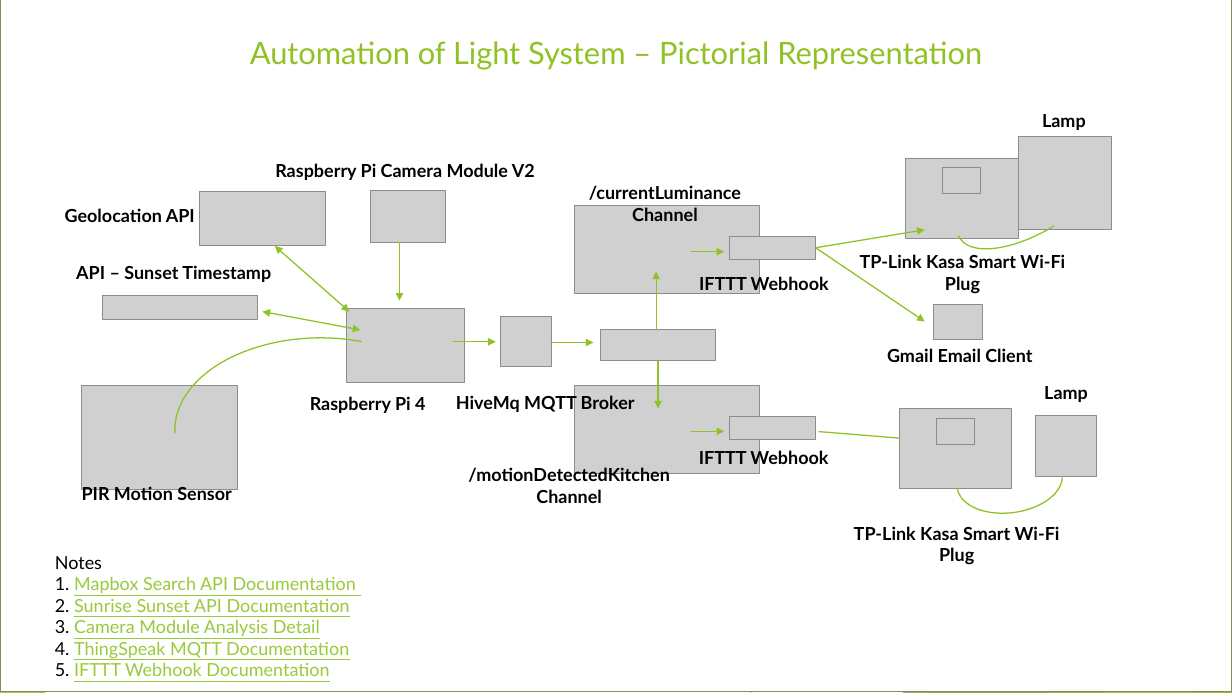
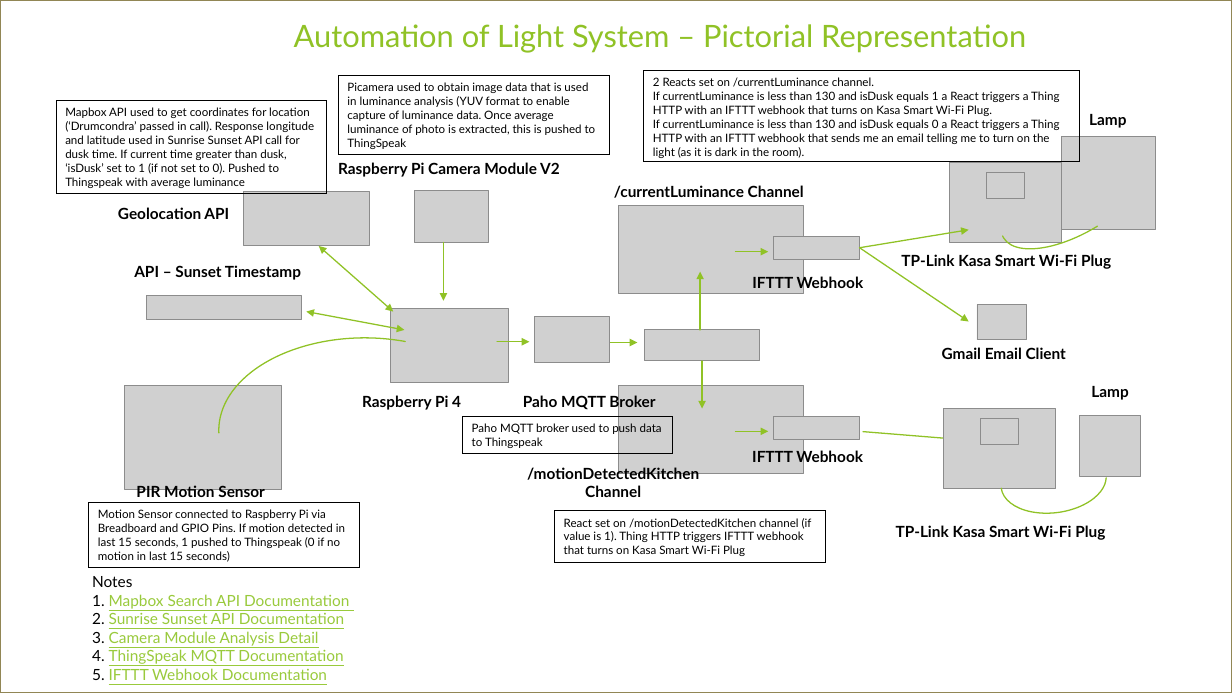
Before and after one commit to JohnDennehy101/homeautomation, a slide deck: slide 2 of JohnDennehy_ProjectGraphics_Benchmarks_Presentation.pptx. Drawn at 1232x693 pixels with LibreOffice and Linux fonts; fonts in the diff are those of the drawing; grey boxes stand for pictures. Boxes give left, top, right and bottom in pixels: in the first picture for what was removed or moved away, otherwise in the second. Text is boxed around its words. In the diff, an @@ line names an element or a change of style, - is before the commit and + after.

```diff
--- a/JohnDennehy_ProjectGraphics_Benchmarks_Presentation.pptx
+++ b/JohnDennehy_ProjectGraphics_Benchmarks_Presentation.pptx
@@ title "Automation of Light System – ...": place and size @@
-title "Automation of Light System – ..." at <box>250,41,982,70</box>
+title "Automation of Light System – ..." at <box>294,24,1026,53</box>
@@ rectangle added at <box>338,76,609,155</box>, outline #000000 0.75 pt, 9 pt, text #000000 @@
+Picamera used to obtain image data that is used in luminance analysis (YUV format to enable capture of luminance data. Once average luminance of photo is extracted, this is pushed to ThingSpeak
@@ rectangle added at <box>644,70,1080,161</box>, outline #000000 0.75 pt, 9 pt, text #000000 @@
+2 Reacts set on /currentLuminance channel.
+If currentLuminance is less than 130 and isDusk equals 1 a React triggers a Thing HTTP with an IFTTT webhook that turns on Kasa Smart Wi-Fi Plug.
+If currentLuminance is less than 130 and isDusk equals 0 a React triggers a Thing HTTP with an IFTTT webhook that sends me an email telling me to turn on the light (as it is dark in the room).
@@ rectangle added at <box>56,101,327,194</box>, outline #000000 0.75 pt, 9 pt, text #000000 @@
+Mapbox API used to get coordinates for location (‘Drumcondra’ passed in call). Response longitude and latitude used in Sunrise Sunset API call for dusk time. If current time greater than dusk, ‘isDusk’ set to 1 (if not set to 0). Pushed to Thingspeak with average luminance
@@ text "Lamp": place and size @@
-text "Lamp" at <box>1042,114,1086,130</box>
+text "Lamp" at <box>1089,114,1126,128</box>
@@ text "Raspberry Pi Camera Module V2": place and size @@
-text "Raspberry Pi Camera Module V2" at <box>275,163,535,180</box>
+text "Raspberry Pi Camera Module V2" at <box>338,162,560,177</box>
@@ text "/currentLuminance Channel": place and size @@
-text "/currentLuminance Channel" at <box>589,185,741,221</box>
+text "/currentLuminance Channel" at <box>614,185,804,198</box>
@@ picture: place and size @@
-picture at <box>906,158,1019,238</box>
+picture at <box>950,163,1063,243</box>
@@ picture: place and size @@
-picture at <box>943,167,981,193</box>
+picture at <box>987,172,1025,198</box>
@@ text "Geolocation API": place and size @@
-text "Geolocation API" at <box>65,208,195,222</box>
+text "Geolocation API" at <box>118,207,229,219</box>
@@ size 14 to 12 pt in 15 elements at <box>134,265,301,280</box>, <box>362,395,461,410</box>, <box>942,347,1066,359</box>, <box>338,162,560,177</box>, <box>136,485,265,500</box>, <box>752,274,864,291</box>, <box>752,448,863,465</box>, <box>1089,114,1126,128</box>, <box>1091,386,1128,400</box>, <box>118,207,229,219</box>, <box>527,465,699,497</box>, <box>92,576,349,680</box>, <box>614,185,804,198</box>, <box>896,525,1105,540</box>, <box>901,254,1111,269</box> @@
@@ text "TP-Link Kasa Smart Wi-Fi Plug": place and size @@
-text "TP-Link Kasa Smart Wi-Fi Plug" at <box>860,254,1065,294</box>
+text "TP-Link Kasa Smart Wi-Fi Plug" at <box>901,254,1111,269</box>
@@ picture removed at <box>501,317,552,368</box> @@
@@ picture added at <box>535,316,609,362</box> @@
@@ arrow moved from (453, 342) - (496, 342) to (497, 342) - (530, 342) @@
@@ text "Gmail Email Client": place and size @@
-text "Gmail Email Client" at <box>887,348,1032,362</box>
+text "Gmail Email Client" at <box>942,347,1066,359</box>
@@ text "Raspberry Pi 4": place and size @@
-text "Raspberry Pi 4" at <box>310,396,425,413</box>
+text "Raspberry Pi 4" at <box>362,395,461,410</box>
@@ rectangle added at <box>463,417,673,454</box>, outline #000000 0.75 pt, 9 pt, text #000000 @@
+Paho MQTT broker used to push data to Thingspeak
@@ text at <box>523,393,655,410</box>: text changed; size 14 to 12 pt @@
-HiveMq MQTT Broker
+Paho MQTT Broker
@@ 15 pictures, 9 arrows, 5 texts, 3 arc (boxed as its full ellipse)s, 2 double arrows: place and size @@
-15 pictures, 9 arrows, 5 texts, 3 arc (boxed as its full ellipse)s, 2 double arrows at <box>76,118,1125,523</box>
+15 pictures, 9 arrows, 5 texts, 3 arc (boxed as its full ellipse)s, 2 double arrows at <box>125,118,1168,523</box>
@@ text "/motionDetectedKitchen Channel": place and size @@
-text "/motionDetectedKitchen Channel" at <box>468,466,669,503</box>
+text "/motionDetectedKitchen Channel" at <box>527,465,699,497</box>
@@ rectangle added at <box>89,503,360,568</box>, outline #000000 0.75 pt, 9 pt, text #000000 @@
+Motion Sensor connected to Raspberry Pi via Breadboard and GPIO Pins. If motion detected in last 15 seconds, 1 pushed to Thingspeak (0 if no motion in last 15 seconds)
@@ rectangle added at <box>555,511,825,563</box>, outline #000000 0.75 pt, 9 pt, text #000000 @@
+React set on /motionDetectedKitchen channel (if value is 1). Thing HTTP triggers IFTTT webhook that turns on Kasa Smart Wi-Fi Plug
@@ text "TP-Link Kasa Smart Wi-Fi Plug": place and size @@
-text "TP-Link Kasa Smart Wi-Fi Plug" at <box>854,526,1060,565</box>
+text "TP-Link Kasa Smart Wi-Fi Plug" at <box>896,525,1105,540</box>
@@ text "Notes": place and size @@
-text "Notes" at <box>55,556,356,676</box>
+text "Notes" at <box>92,576,349,680</box>
```
Also in this commit, not shown: 6 other slides changed, 1 other file.
